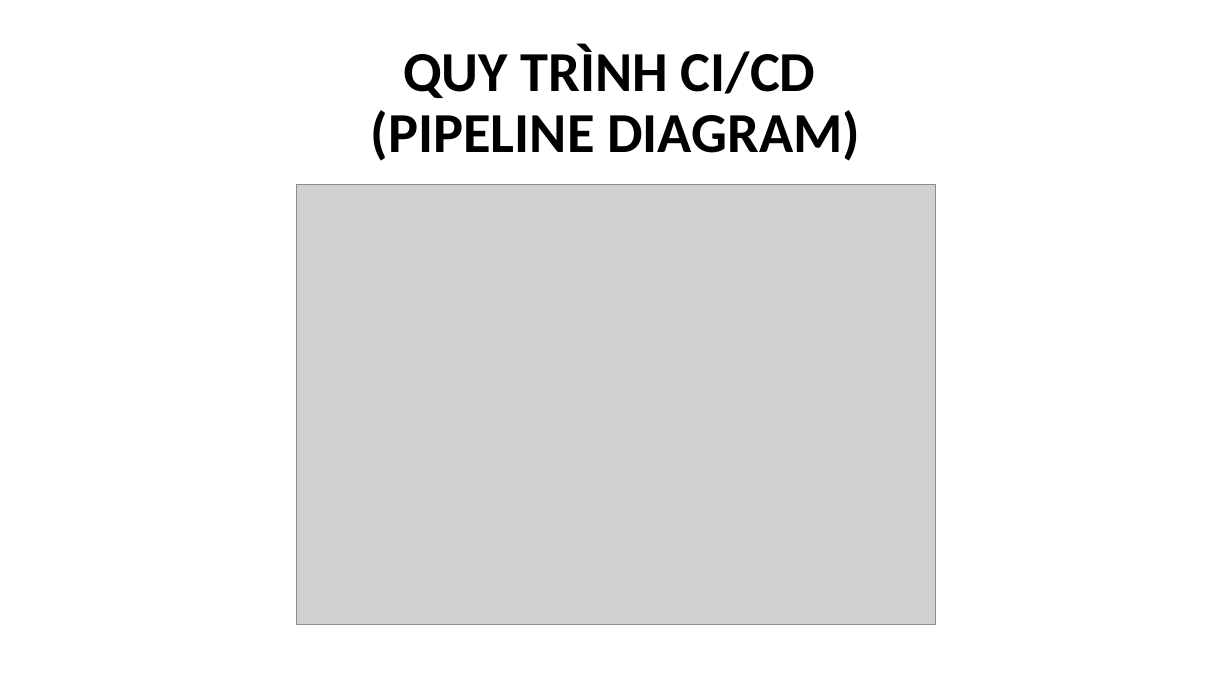
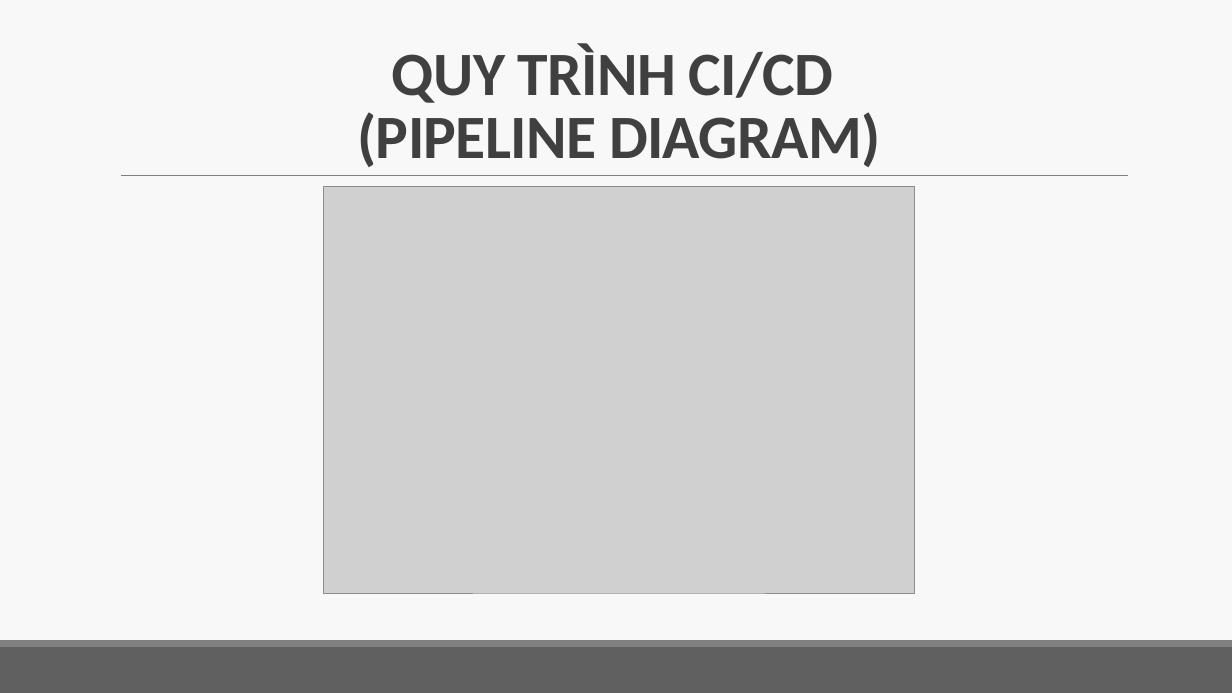
Before and after one commit to qly6/AuthApp, a slide deck: slide 6 of AuthApp.pptx. Drawn at 1232x693 pixels with LibreOffice and Linux fonts; fonts in the diff are those of the drawing; grey boxes stand for pictures. Boxes give left, top, right and bottom in pixels: in the first picture for what was removed or moved away, otherwise in the second. Text is boxed around its words. In the diff, an @@ line names an element or a change of style, - is before the commit and + after.

```diff
--- a/AuthApp.pptx
+++ b/AuthApp.pptx
@@ background #FFFFFF to #F8F8F8 @@
@@ title "QUY TRÌNH CI/CD (PIPELINE DIAGRAM)": place and size @@
-title "QUY TRÌNH CI/CD (PIPELINE DIAGRAM)" at bbox=[371, 44, 860, 161]
+title "QUY TRÌNH CI/CD (PIPELINE DIAGRAM)" at bbox=[357, 44, 880, 167]
@@ title "QUY TRÌNH CI/CD (PIPELINE DIAGRAM)" at bbox=[357, 44, 880, 167]: size 44 to 48 pt, text colour #000000 to #404040, letter spacing 0 to -0.5 pt; line spacing 0.9 to 0.85; vertical alignment middle to bottom @@
@@ line added from (121, 176) to (1128, 176), #808080 0.5 pt @@
@@ picture: place and size @@
-picture at bbox=[296, 185, 935, 625]
+picture at bbox=[323, 187, 915, 593]
@@ rectangle added at bbox=[0, 647, 1232, 693], fill #606060 @@
@@ rectangle added at bbox=[0, 640, 1232, 647], fill #808080 @@
```
Also in this commit, not shown: 18 other slides changed, 2 slides added, 2 slides removed.
